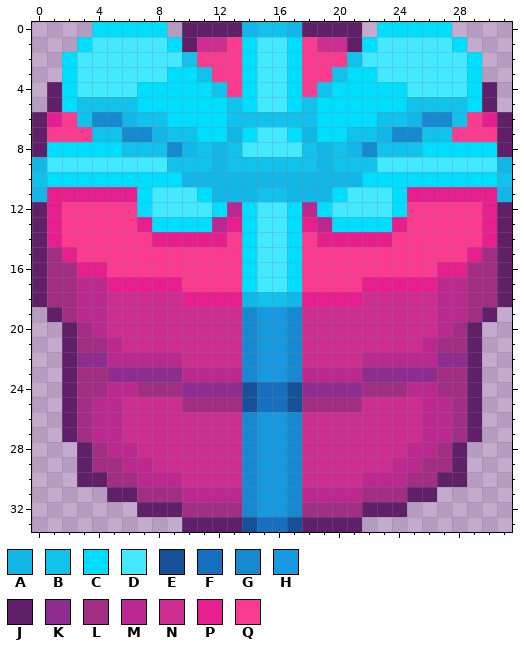
Pixel-art sprite -- assets/images/medals/fushark.png. The picture above is the old version.
The file is 64x68 pixels, drawn in blocks of 2x2; one block is one cell here. Colours within 5 levels of each other are drawn and written as one.
Palette (. is transparent): A #12b7e7  B #10c2ec  C #00deff  D #44e8ff  E #155098  F #1770bf  G #1689d1  H #1799df  J #5f1f69  K #8e2c8f  L #a12e82  M #bb288f  N #cc2e8f  P #e71e8e  Q #f93c8f
Pixels before, first column x 0:
 0 ....CCCCC.JJJJABBAJJJJ.CCCCC....
 1 ...CDDDDDCJNNQCDDCQNNJCDDDDDC...
 2 ..CDDDDDDDBQQQCDDCQQQBDDDDDDDC..
 3 ..CDDDDDDCCBQQCDDCQQBCCDDDDDDC..
 4 .JCDDDDCCCCCBQCDDCQBCCCCCDDDDCJ.
 5 .JCBBBBCCCCCCBCDDCBCCCCCCBBBBCJ.
 6 JPQBGGABBCCCCBBBBBBCCCCBBAGGBQPJ
 7 JQQQBBGGABBCCACDDCACCBBAGGBBQQQJ
 8 JCCCCCBBBGABABDDDDBABAGBBBCCCCCJ
 9 ADDDDDDDDBBBABBBBBBABBBDDDDDDDDA
10 BCCCCCCCCCAAAAAAAAAAAACCCCCCCCCB
11 APPPPPPCDDDCAAABBAAACDDDCPPPPPPA
12 JPQQQQQCDDDDCMCDDCMCDDDDCQQQQQPJ
13 JPQQQQQPCCCCMPCDDCPMCCCCPQQQQQPJ
14 JPQQQQQQPPPPPQCDDCQPPPPPQQQQQQPJ
15 JLPQQQQQQQQQQQCDDCQQQQQQQQQQQPLJ
16 JLLPPQQQQQQQQQCDDCQQQQQQQQQPPLLJ
17 JLLMMPPPPPQQQQCDDCQQQQPPPPPMMLLJ
18 JLLMMNNNNNPPPPABBAPPPPNNNNNMMLLJ
19 .JLMMNNNNNNNNNGHHGNNNNNNNNNMMLJ.
20 ..JLMNNNNNNNNNGHHGNNNNNNNNNMLJ..
21 ..JLLMNNNNNNNNGHHGNNNNNNNNMLLJ..
22 ..JKKMMMMMNNNNGHHGNNNNMMMMMKKJ..
23 ..JLLKKKKKMMMMGHHGMMMMKKKKKLLJ..
24 ..JLLMMLLLKKKKEFFEKKKKLLLMMLLJ..
25 ..JLMMNNNNLLLLEFFELLLLNNNNMMLJ..
26 ..JLMMNNNNNNNNGHHGNNNNNNNNMMLJ..
27 ..JLMMNNNNNNNNGHHGNNNNNNNNMMLJ..
28 ...JLMMNNNNNNNGHHGNNNNNNNMMLJ...
29 ...JLLMMNNNNNNGHHGNNNNNNMMLLJ...
30 ...JJLLMMMNNNNGHHGNNNNMMMLLJJ...
31 .....JJLLLMMMMGHHGMMMMLLLJJ.....
32 .......JJJLLLLGHHGLLLLJJJ.......
33 ..........JJJJEFFEJJJJ..........
The result:
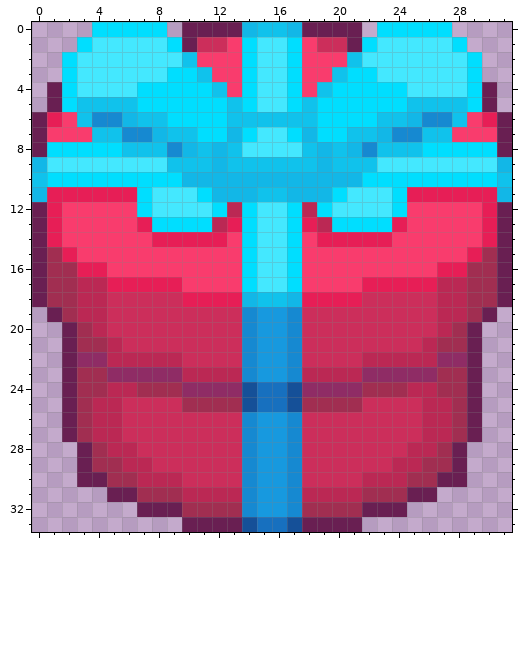
The author wrote: too pink before, oops
The exact change:
Colour J changes from #5f1f69 to #691f52.
Colour K changes from #8e2c8f to #8f2c65.
Colour L changes from #a12e82 to #a12e51.
Colour M changes from #bb288f to #bb2854.
Colour N changes from #cc2e8f to #cc2e5b.
Colour P changes from #e71e8e to #e71e56.
Colour Q changes from #f93c8f to #f93c6d.
Where, in picture pixels (left, top, right, bottom), the same in both pictures:
changed: (32, 22, 242, 532)
changed: (302, 22, 512, 532)
